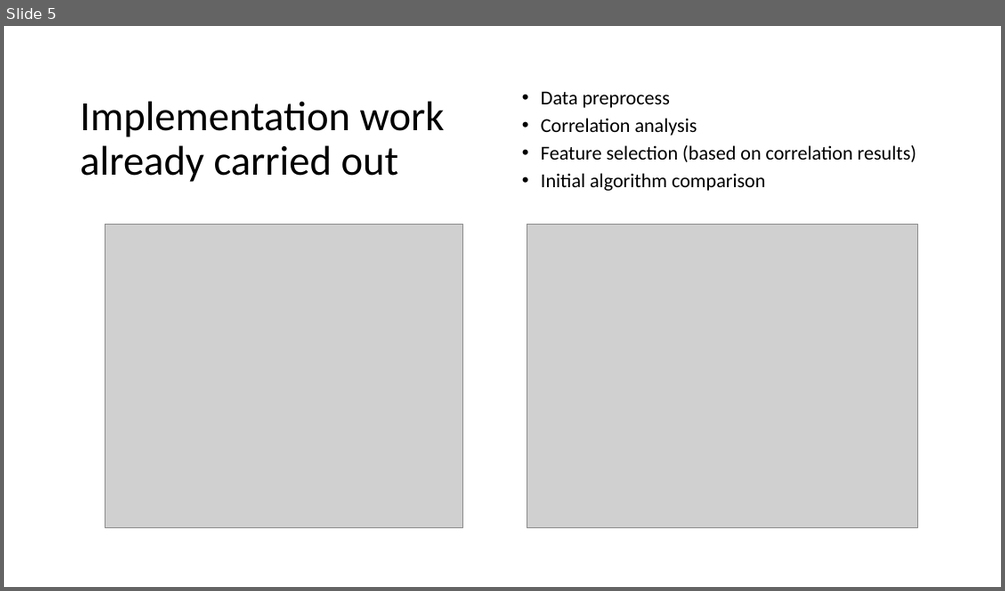
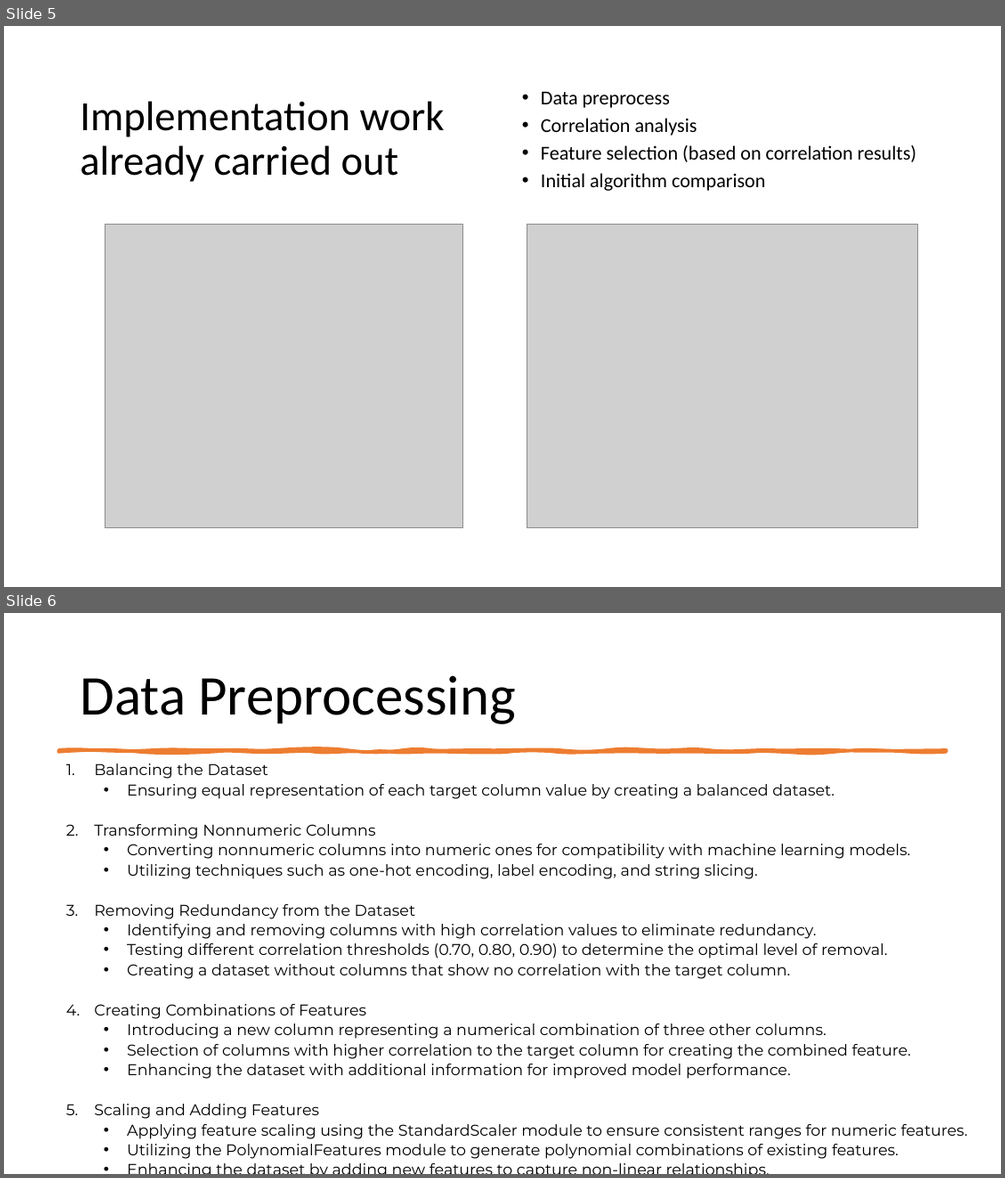
Before and after one commit to afs202005277/HeartDiseasePrediction, a slide deck: Supervised Learning.pptx. Shown one above the other, each under a label of ours: slide 5 before the commit, slides 5 and 6 after it. The pictures are 1005x591 and 1005x1178 pixels, drawn with LibreOffice and Linux fonts; fonts in the diff are those of the drawing; grey boxes stand for pictures. Boxes give left, top, right and bottom in pixels: in the first picture for what was removed or moved away, otherwise in the second. Text is boxed around its words. In the diff, an @@ line names an element or a change of style, - is before the commit and + after.

Commit message:
update ppt

```diff
--- a/Supervised Learning.pptx
+++ b/Supervised Learning.pptx
@@ slide 6 added at box(4, 613, 1001, 1174), background #FFFFFF @@
@@ title added at box(80, 675, 516, 724), 54 pt, text #000000 @@
+Data Preprocessing
@@ freeform shape added at box(58, 750, 947, 751), fill #ED7D31, outline #ED7D31 3.25 pt @@
@@ text added at box(94, 763, 968, 1159), 15 pt, text #000000 @@
+1. Balancing the Dataset
+  • Ensuring equal representation of each target column value by creating a balanced dataset.
+2. Transforming Nonnumeric Columns
+  • Converting nonnumeric columns into numeric ones for compatibility with machine learning models.
+  • Utilizing techniques such as one-hot encoding, label encoding, and string slicing.
+3. Removing Redundancy from the Dataset
+  • Identifying and removing columns with high correlation values to eliminate redundancy.
+  • Testing different correlation thresholds (0.70, 0.80, 0.90) to determine the optimal level of removal.
+  • Creating a dataset without columns that show no correlation with the target column.
+4. Creating Combinations of Features
+  • Introducing a new column representing a numerical combination of three other columns.
+  • Selection of columns with higher correlation to the target column for creating the combined feature.
+  • Enhancing the dataset with additional information for improved model performance.
+5. Scaling and Adding Features
+  • Applying feature scaling using the StandardScaler module to ensure consistent ranges for numeric features.
+  • Utilizing the PolynomialFeatures module to generate polynomial combinations of existing features.
+  • Enhancing the dataset by adding new features to capture non-linear relationships.
```
Also in this commit, not shown: 4 other slides added, 1 other file.
